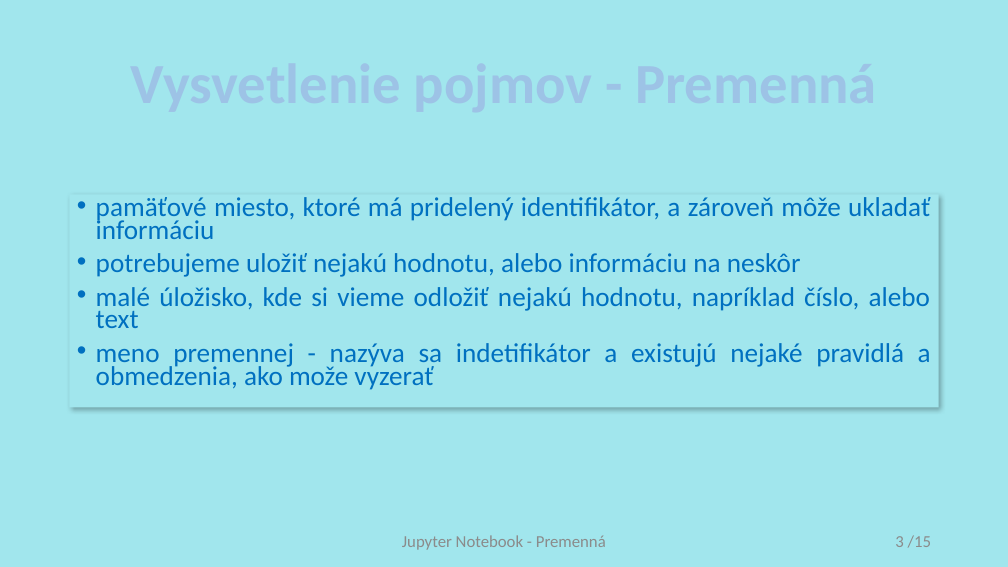
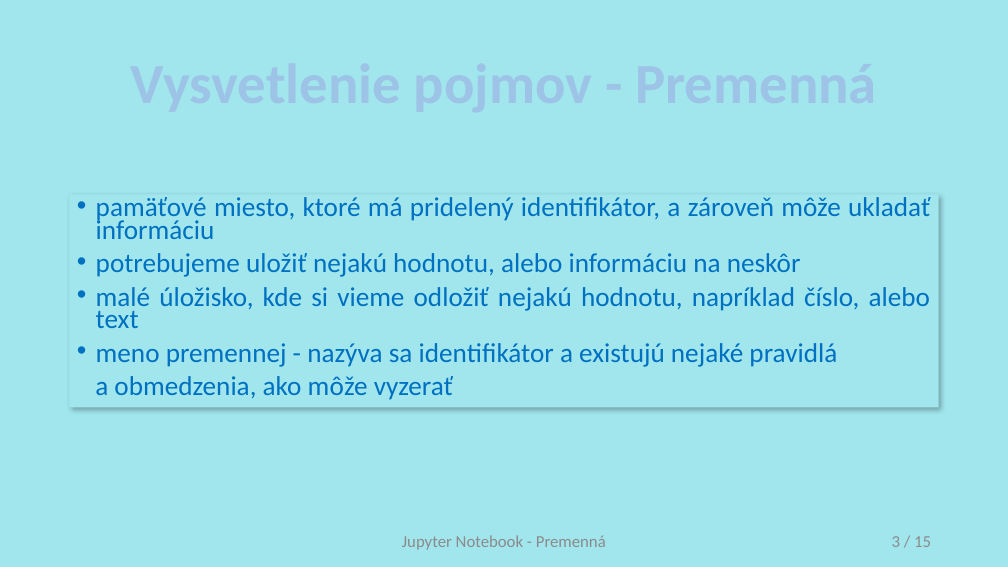
Before and after one commit to xcerni13/diplomova-praca, a slide deck: slide 3 of Prezentacie/2. Premenna.pptx. Drawn at 1008x567 pixels with LibreOffice and Linux fonts; fonts in the diff are those of the drawing. Boxes give left, top, right and bottom in pixels: in the first picture for what was removed or moved away, otherwise in the second. Text is boxed around its words. In the diff, an @@ line names an element or a change of style, - is before the commit and + after.

```diff
--- a/Prezentacie/2. Premenna.pptx
+++ b/Prezentacie/2. Premenna.pptx
@@ text at [95,343,837,400]: text changed @@
-• meno premennej - nazýva sa indetifikátor a existujú nejaké pravidlá a obmedzenia, ako može vyzerať
+• meno premennej - nazýva sa identifikátor a existujú nejaké pravidlá
+a obmedzenia, ako môže vyzerať
@@ page number at [892,536,931,547]: spaces changed @@
-3 /15
+3 / 15
```
Also in this commit, not shown: 2 other slides changed, 9 other files.
